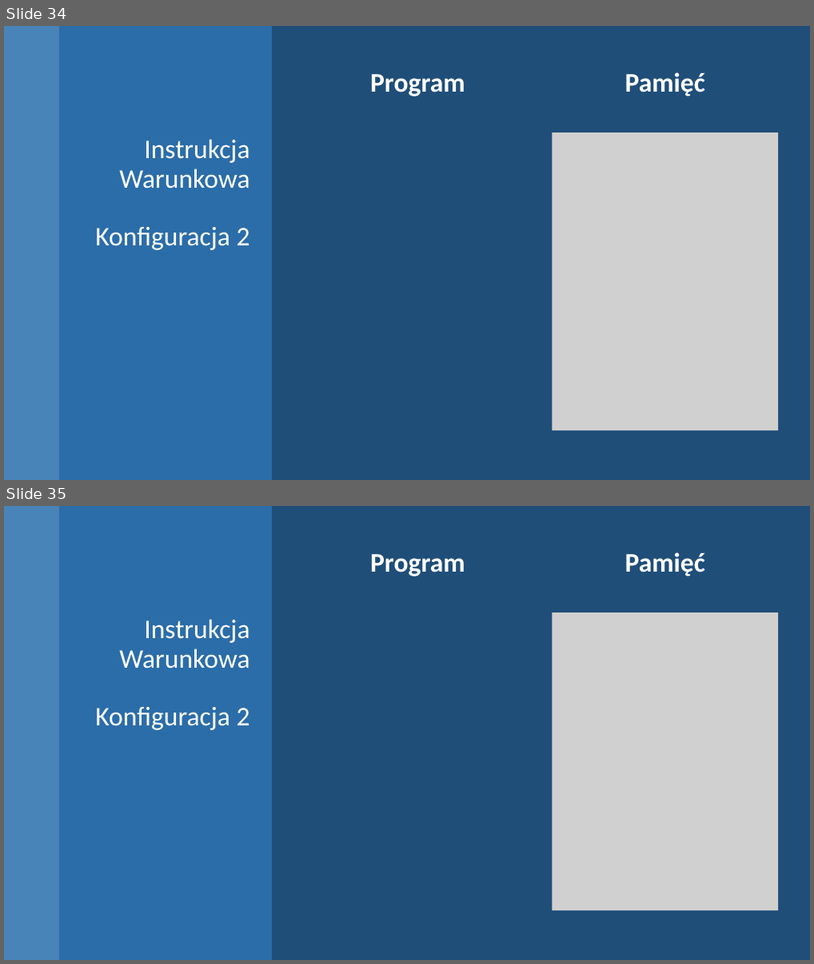
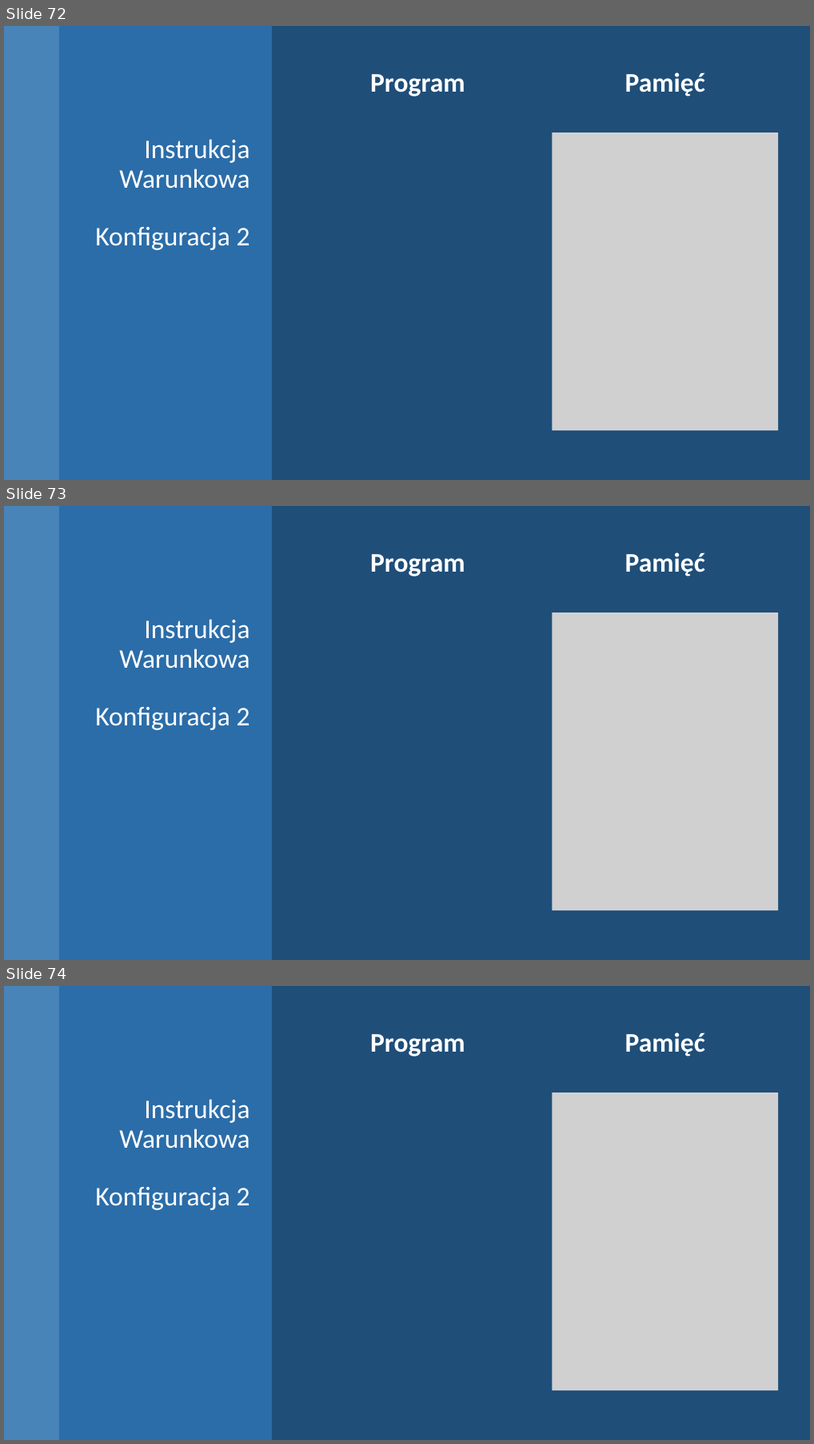
Before and after one commit to blackbat13/CS-HTiEW, a slide deck: Wprowadzenie do zmiennych/II. Wprowadzenie do zmiennych/Zmienne w Pamięci - Ćwiczenia.pptx. Shown one above the other, each under a label of ours: slides 34 and 35 before the commit, slides 72, 73 and 74 after it. The pictures are 814x964 and 814x1444 pixels, drawn with LibreOffice and Linux fonts; fonts in the diff are those of the drawing; grey boxes stand for pictures. Boxes give left, top, right and bottom in pixels: in the first picture for what was removed or moved away, otherwise in the second. Text is boxed around its words. In the diff, an @@ line names an element or a change of style, - is before the commit and + after.

```diff
--- a/Wprowadzenie do zmiennych/II. Wprowadzenie do zmiennych/Zmienne w Pamięci - Ćwiczenia.pptx
+++ b/Wprowadzenie do zmiennych/II. Wprowadzenie do zmiennych/Zmienne w Pamięci - Ćwiczenia.pptx
@@ slide 73 added at [4, 506, 810, 960], background #1F4E79 @@
@@ rectangle added at [4, 506, 59, 960], fill #5B9BD5 at 70% opacity @@
@@ rectangle added at [59, 506, 272, 960], fill #2E75B6 at 80% opacity @@
@@ text added at [626, 552, 706, 576], 32 pt, text #FFFFFF, bold @@
+Pamięć
@@ text added at [370, 554, 466, 576], 32 pt, text #FFFFFF, bold @@
+Program
@@ title added at [95, 619, 250, 730], 32 pt, text #FFFFFF @@
+Instrukcja Warunkowa
+Konfiguracja 2
@@ picture added at [553, 612, 779, 910] @@
@@ what was slide 34 is now slide 72 @@
@@ what was slide 35 is now slide 74 @@
```
Also in this commit, not shown: 83 other slides added, 1 other file.
